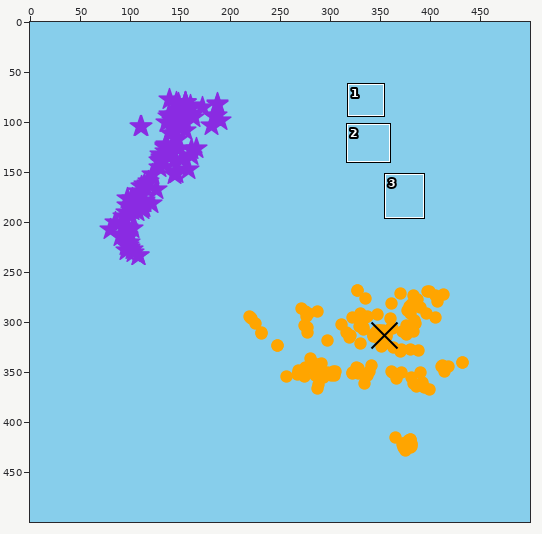
Edited in one commit: sprite sheet (result_tsne.png). Above, an overview of the earlier version with the close-up marked.
Close-up. As it was:
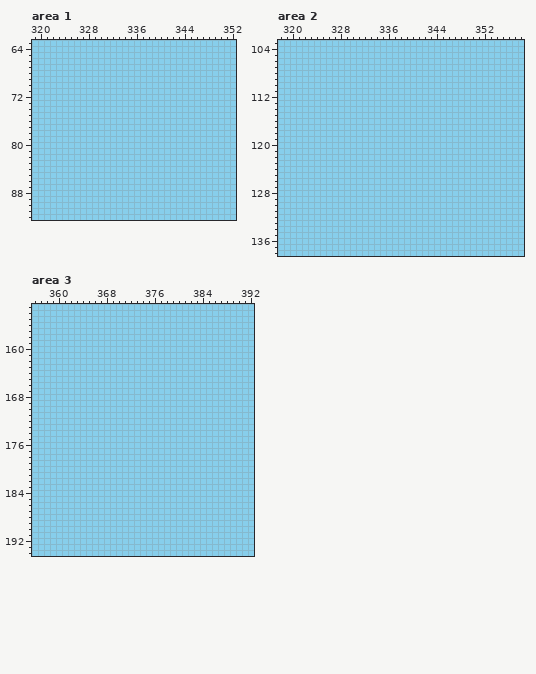
The file is 500x500 pixels. Colours within 5 levels of each other are drawn and written as one. Shown: area 1: x 319..352, y 63..92; area 2: x 318..358, y 103..138; area 3: x 356..392, y 153..194. The commit also changed other parts of the picture, which this record leaves out.
Once edited:
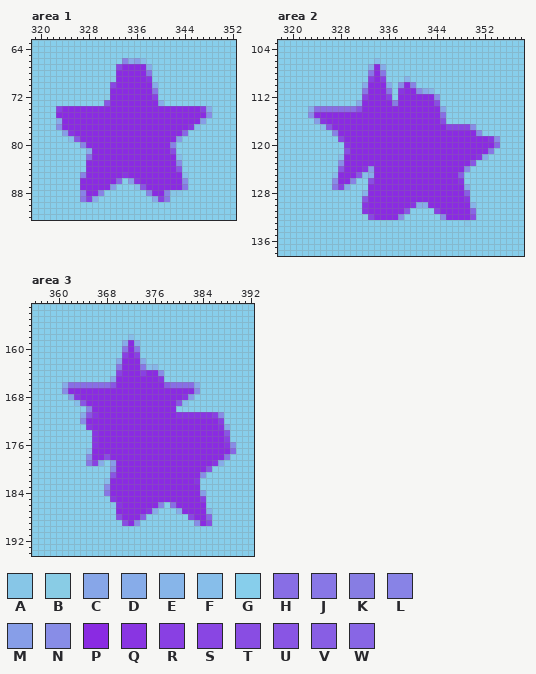
Palette (. is transparent): A #87c6e7  B #89cce5  C #87a6e8  D #87ace9  E #87b5e9  F #87beea  G #87ceeb  H #886ee5  J #8877e6  K #877de3  L #8883e6  M #879ee8  N #888de7  P #8a2be2  Q #8935e2  R #8940e3  S #8946e3  T #894de3  U #8955e4  V #885ee4  W #8866e5
From old to new:
Changed rows in their new state; - is an unchanged pixel.
Area 1:
first column x 323:
66 -----------LDMF-----------
67 ----------SPPPPD----------
68 ----------PPPPPJ----------
69 ---------BPPPPPQ----------
70 ---------SPPPPPPD---------
71 ---------PPPPPPPJ---------
72 --------BPPPPPPPR---------
73 --------UPPPPPPPPD--------
74 RPPPPPPPPPPPPPPPPPPPPPPPRD
75 PPPPPPPPPPPPPPPPPPPPPPPPPN
76 DPPPPPPPPPPPPPPPPPPPPPPPM-
77 NPPPPPPPPPPPPPPPPPPPPPQF--
78 -MQPPPPPPPPPPPPPPPPPPW----
79 --FUPPPPPPPPPPPPPPPPM-----
80 ----LPPPPPPPPPPPPPPL------
81 -----DPPPPPPPPPPPPPT------
82 -----HPPPPPPPPPPPPPPF-----
83 -----PPPPPPPPPPPPPPPN-----
84 -----PPPPPPPPPPPPPPPU-----
85 ----LPPPPPPQPPPPPPPPPF----
86 ----PPPPPPW-MQPPPPPPPN----
87 ----PPPPPM---FUPPPPPPJ----
88 ----LPPL-------LPPLAA-----
89 ----JRD---------DRJ-------
Area 2:
first column x 323:
106 -----------F--------------------
107 ----------DPD-------------------
108 ----------JPJ-------------------
109 ----------RPR---E---------------
110 ---------DPPPD-NPL--------------
111 ---------JPPPJ-QPPNDE-----------
112 ---------RPPPR-PPPPPPN----------
113 --------DPPPPPKPPPPPPT----------
114 DHHHHHHHUPPPPPPPPPPPPPC---------
115 NPPPPPPPPPPPPPPPPPPPPPH---------
116 -MQPPPPPPPPPPPPPPPPPPPT---------
117 --FUPPPPPPPPPPPPPPPPPPPSSSSN----
118 ----LPPPPPPPPPPPPPPPPPPPPPPPN---
119 -----SPPPPPPPPPPPPPPPPPPPPPPPPQN
120 ------QPPPPPPPPPPPPPPPPPPPPPPPPW
121 ------TPPPPPPPPPPPPPPPPPPPPPPPJ-
122 -----FPPPPPPPPPPPPPPPPPPPPPPQD--
123 -----NPPPPPPPPPPPPPPPPPPPPPU----
124 -----UPPPQMPPPPPPPPPPPPPPPN-----
125 ----FPPPUFDPPPPPPPPPPPPPPV------
126 ----NPPL--TPPPPPPPPPPPPPPQ------
127 ----JRD---PPPPPPPPPPPPPPPPD-----
128 ---------EPPPPPPPPPPPPPPPPV-----
129 ---------UPPPPPPPPPPPPPPPPQ-----
130 ---------QPPPPPPPQDDPPPPPPPE----
131 ---------QPPPPPPU----RPPPPPW----
132 ---------BSPPPPN------NPPPPT----
133 ------------BB------------A-----
Area 3:
first column x 361:
158 -----------F-----------------
159 ----------DPD----------------
160 ----------JPJ----------------
161 ----------RPR----------------
162 ---------DPPPD---------------
163 ---------JPPPJFE-------------
164 ---------RPPPRPPN------------
165 --------DPPPPPPPQ------------
166 DHHHHHHHUPPPPPPPPVHHHHD------
167 NPPPPPPPPPPPPPPPPPPPPPN------
168 -MQPPPPPPPPPPPPPPPPPQM-------
169 --FUPPPPPPPPPPPPPPPUF--------
170 ----LPPPPPPPPPPPPPP----------
171 ---DUQPPPPPPPPPPPPPQQQQQQRN--
172 ---NPPPPPPPPPPPPPPPPPPPPPPR--
173 ----QPPPPPPPPPPPPPPPPPPPPPQD-
174 -----QPPPPPPPPPPPPPPPPPPPPPU-
175 -----QPPPPPPPPPPPPPPPPPPPPPR-
176 -----QPPPPPPPPPPPPPPPPPPPPPQN
177 ----FPPPPPPPPPPPPPPPPPPPPPPPW
178 ----NPPTPPPPPPPPPPPPPPPPPPPJ-
179 ----JRD-MPPPPPPPPPPPPPPPPQD--
180 --------NPPPPPPPPPPPPPPPU----
181 --------UPPPPPPPPPPPPPPN-----
182 -------FPPPPPPPPPPPPPPQ------
183 -------NPPPPPPPPPPPPPPP------
184 -------JPPPPPPPPPPPPPPPM-----
185 --------QPPPPPPPPPPPPPPR-----
186 --------AQPPPPPPL-HPPPPP-----
187 ---------PPPPPQD---DPPPPE----
188 ---------TPPPV-------SPPW----
189 ----------TPN---------NPT----
Where, in picture pixels (left, top, right, bottom), the same in both close-ups:
changed: (56, 58, 212, 202)
changed: (308, 58, 500, 226)
changed: (62, 334, 236, 526)
